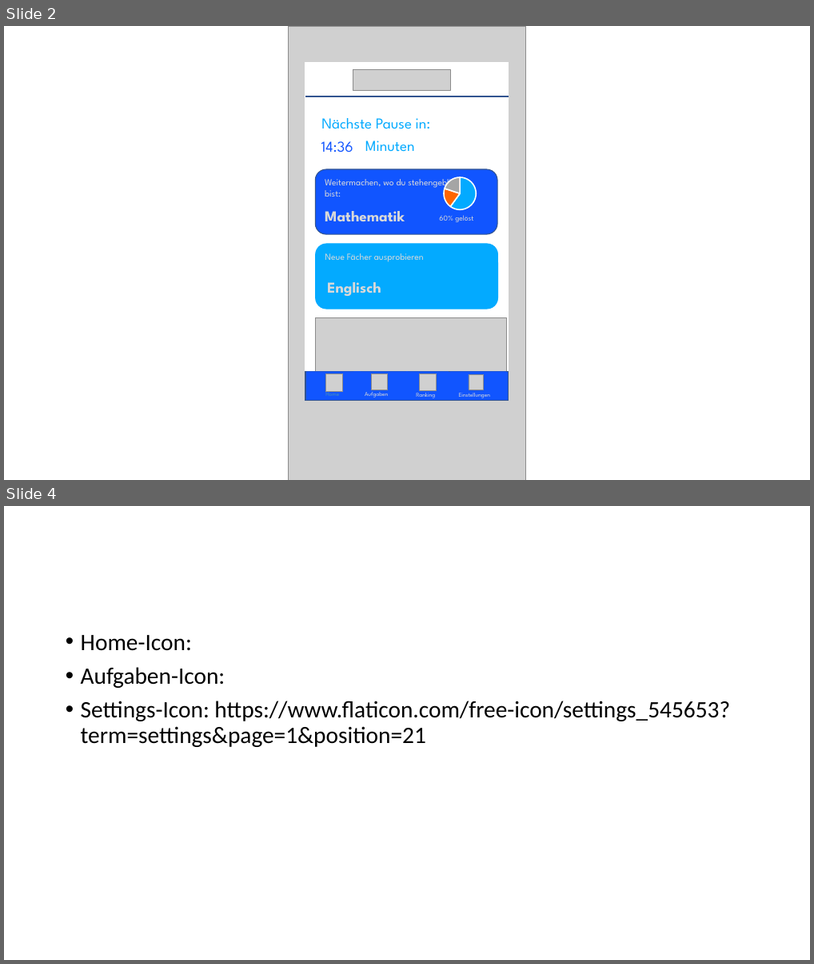
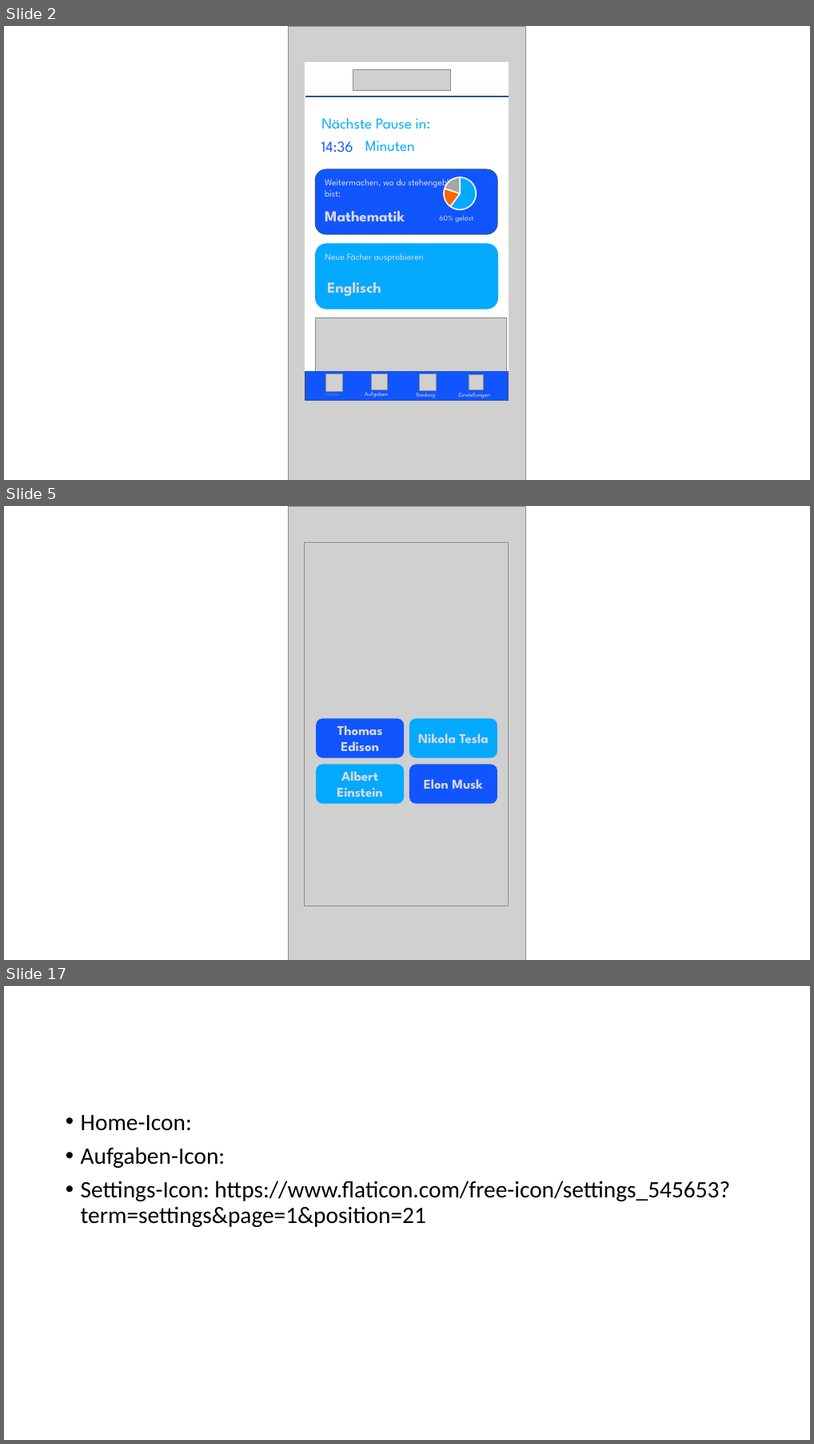
Before and after one commit to nedim-jukic/ma-2020, a slide deck: PowerPoint-Mockup.pptx. Shown one above the other, each under a label of ours: slides 2 and 4 before the commit, slides 2, 5 and 17 after it; the slides between them are not shown. The pictures are 814x964 and 814x1444 pixels, drawn with LibreOffice and Linux fonts; fonts in the diff are those of the drawing; grey boxes stand for pictures. Boxes give left, top, right and bottom in pixels: in the first picture for what was removed or moved away, otherwise in the second. Text is boxed around its words. In the diff, an @@ line names an element or a change of style, - is before the commit and + after.

```diff
--- a/PowerPoint-Mockup.pptx
+++ b/PowerPoint-Mockup.pptx
@@ slide 5 added at box(4, 506, 810, 960), background #FFFFFF @@
@@ picture added at box(288, 506, 526, 960) @@
@@ picture added at box(304, 542, 509, 906) @@
@@ rounded rectangle added at box(316, 718, 405, 758), fill #1155FF, 16 pt, text #D9D9D9, bold @@
+Thomas Edison
@@ rounded rectangle added at box(410, 718, 498, 758), fill #03AAFF, 16 pt, text #D9D9D9, bold @@
+Nikola Tesla
@@ rounded rectangle added at box(316, 764, 405, 804), fill #03AAFF, 16 pt, text #D9D9D9, bold @@
+Albert Einstein
@@ rounded rectangle added at box(410, 764, 498, 804), fill #1155FF, 16 pt, text #D9D9D9, bold @@
+Elon Musk
@@ what was slide 4 is now slide 17 @@
```
Also in this commit, not shown: 1 slide changed, 12 other slides added.
